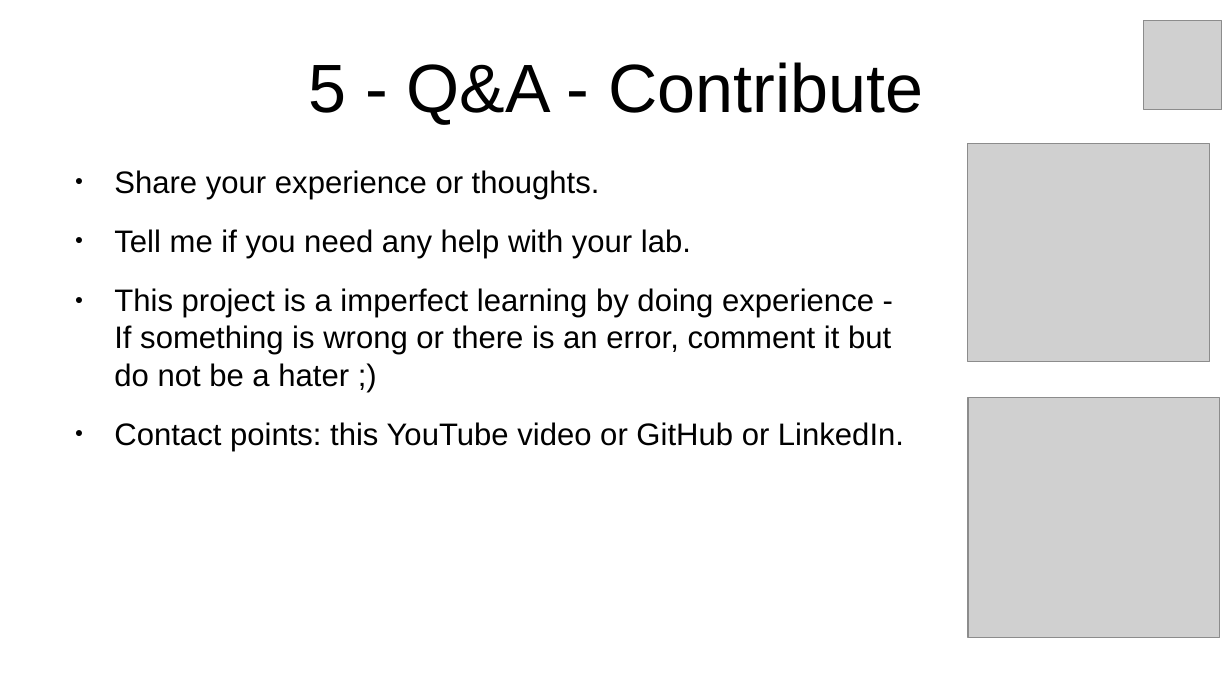
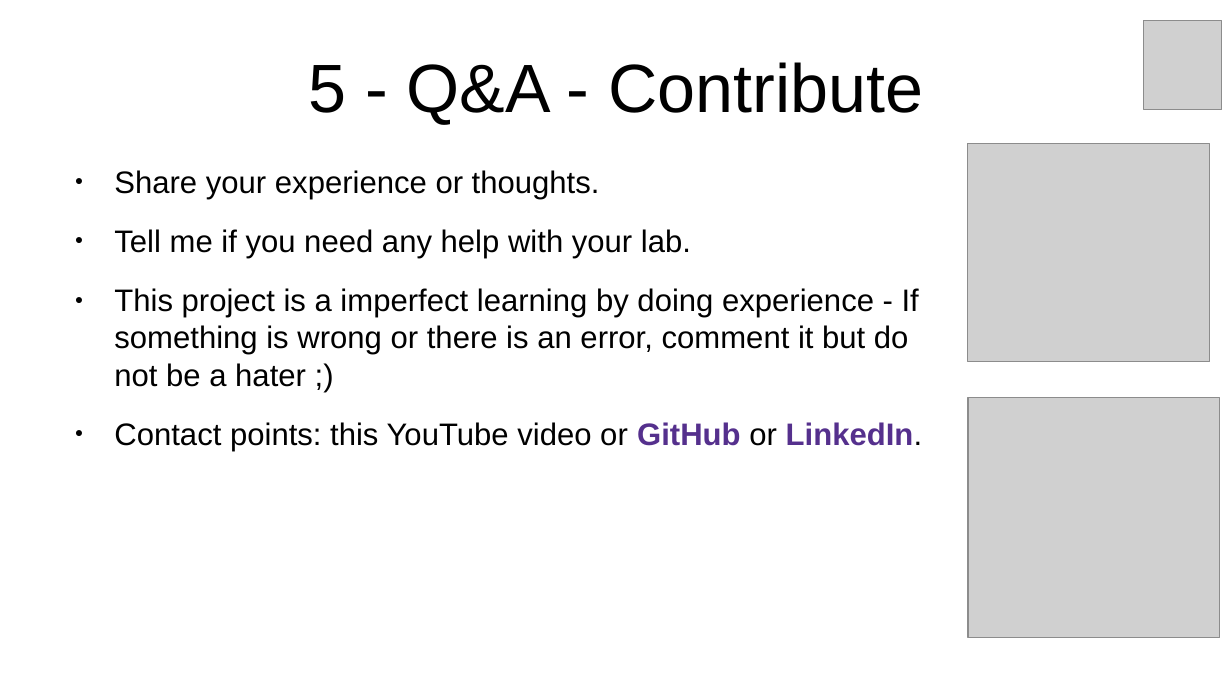
Before and after one commit to inigokintana/homelab-2-prod-ai-golden-path, a slide deck: slide 9 of docs/Presentation-homelab-2-prod-ai-golden-path.odp. Drawn at 1232x693 pixels with LibreOffice and Linux fonts; fonts in the diff are those of the drawing; grey boxes stand for pictures. Boxes give left, top, right and bottom in pixels: in the first picture for what was removed or moved away, otherwise in the second. Text is boxed around its words. In the diff, an @@ line names an element or a change of style, - is before the commit and + after.

```diff
--- a/docs/Presentation-homelab-2-prod-ai-golden-path.odp
+++ b/docs/Presentation-homelab-2-prod-ai-golden-path.odp
@@ text at bbox=[114, 422, 923, 451]: text colour #000000 to #55308D, bold on in "GitHub LinkedIn." @@
```
Also in this commit, not shown: 5 other slides changed, 5 other files.
